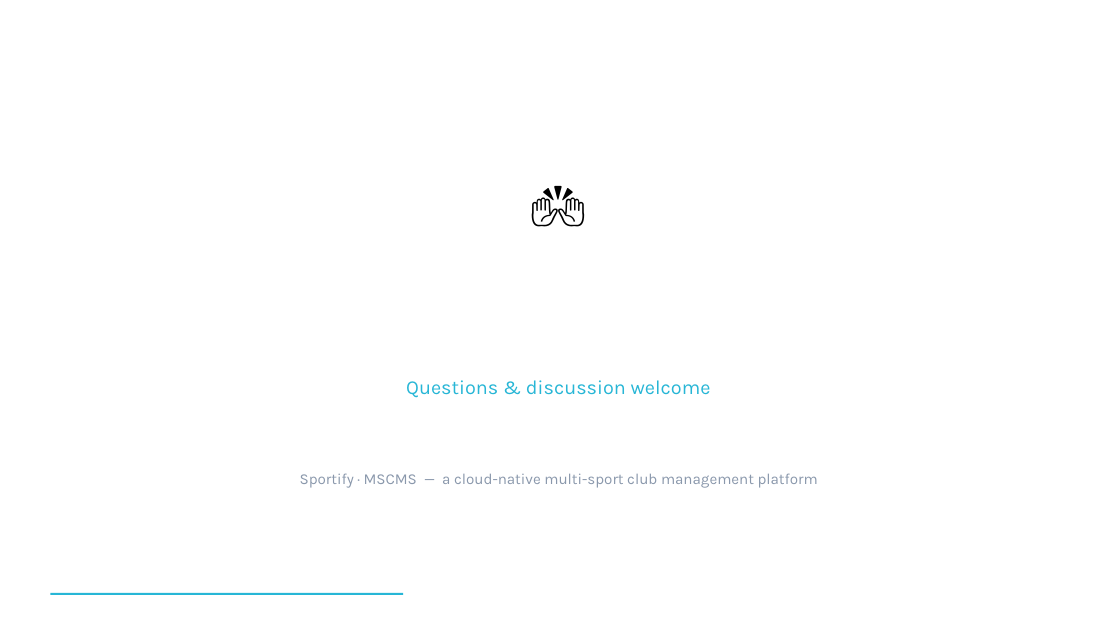
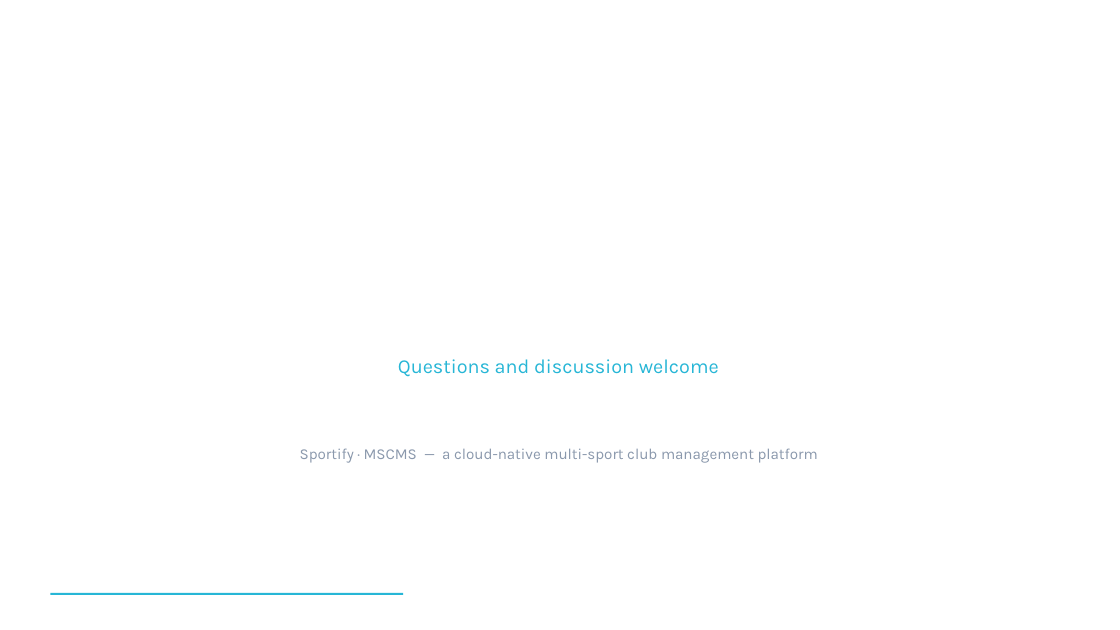
Before and after one commit to tefaa1/final, a slide deck: slide 64 of presentation/Sportify-MSCMS-Overview-NEW.pptx (slide 45 before the commit). Drawn at 1120x630 pixels with LibreOffice and Linux fonts; fonts in the diff are those of the drawing; background and template pictures are left out. Boxes give left, top, right and bottom in pixels: in the first picture for what was removed or moved away, otherwise in the second. Text is boxed around its words. In the diff, an @@ line names an element or a change of style, - is before the commit and + after.

```diff
--- a/presentation/Sportify-MSCMS-Overview-NEW.pptx
+++ b/presentation/Sportify-MSCMS-Overview-NEW.pptx
@@ text removed at (0, 160, 1117, 244) @@
-🙌
@@ text at (398, 359, 719, 377): text changed @@
-Questions & discussion welcome
+Questions and discussion welcome
@@ text "Sportify · MSCMS — a ...": place and size @@
-text "Sportify · MSCMS — a ..." at (300, 473, 818, 488)
+text "Sportify · MSCMS — a ..." at (300, 448, 818, 463)
```
Also in this commit, not shown: 22 other slides changed, 41 slides added, 22 slides removed, 12 other files.
